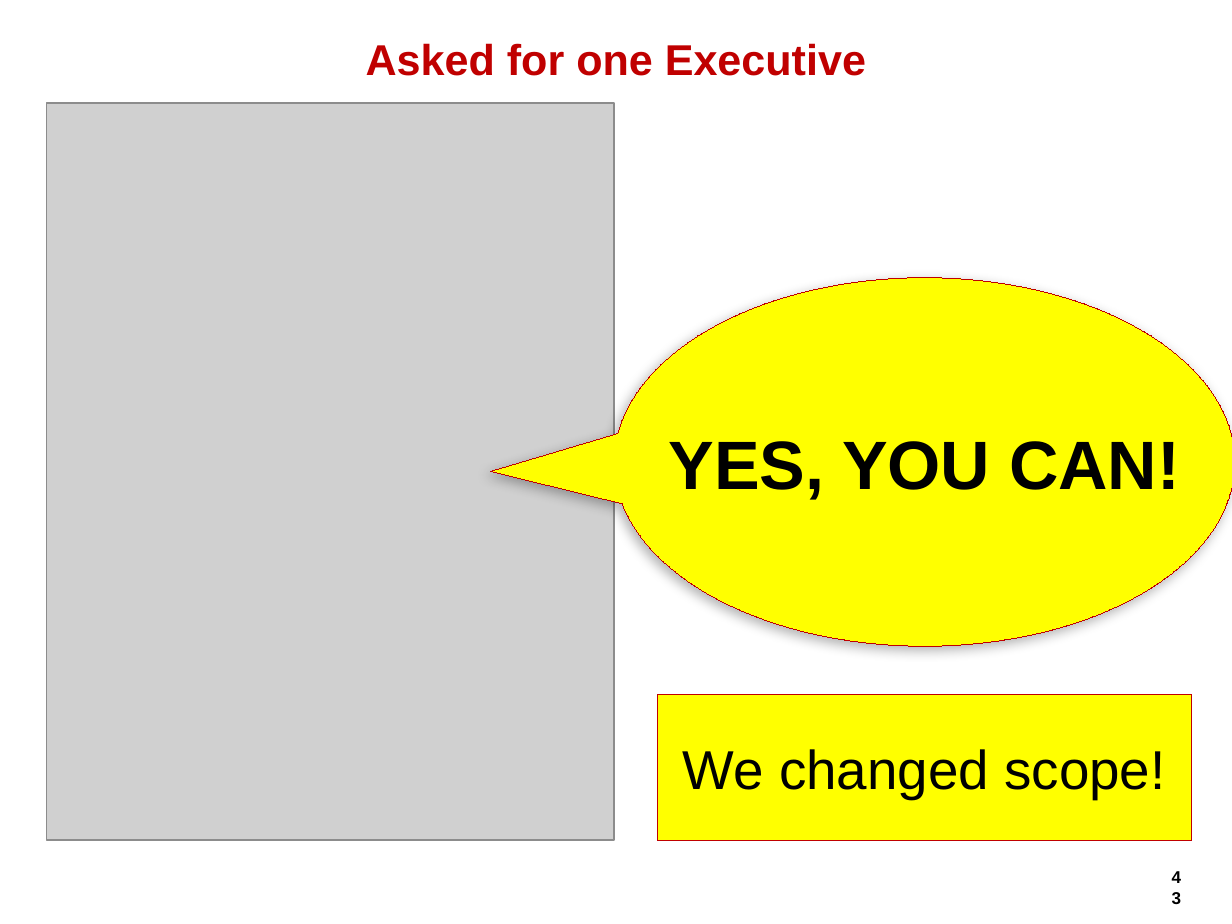
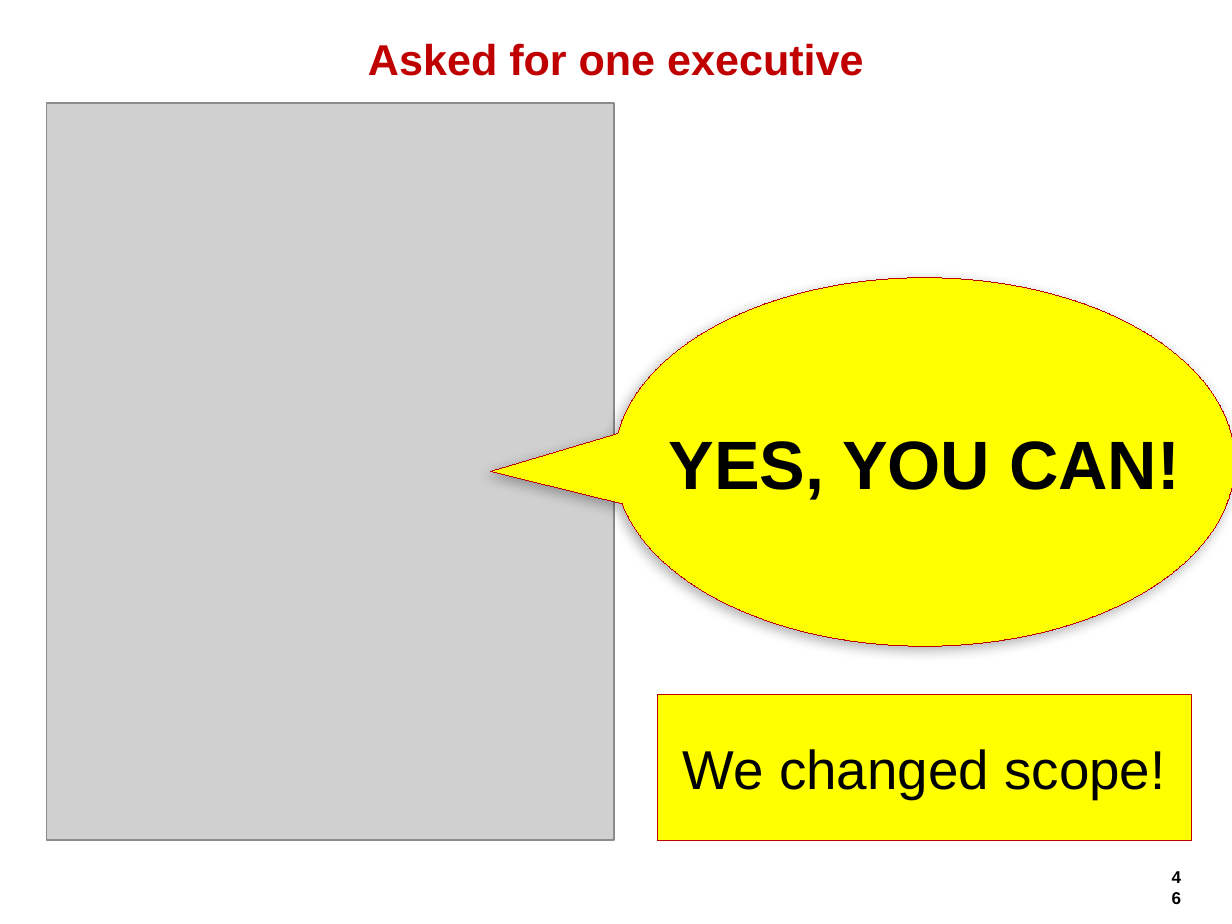
Before and after one commit to hageyahhoo/agile2014, a slide deck: slide 46 of presentations/TechnologyDrivenDevelopment.pptx (slide 43 before the commit). Drawn at 1232x924 pixels with LibreOffice and Linux fonts; fonts in the diff are those of the drawing; grey boxes stand for pictures; background and template pictures are left out. Boxes give left, top, right and bottom in pixels: in the first picture for what was removed or moved away, otherwise in the second. Text is boxed around its words. In the diff, an @@ line names an element or a change of style, - is before the commit and + after.

```diff
--- a/presentations/TechnologyDrivenDevelopment.pptx
+++ b/presentations/TechnologyDrivenDevelopment.pptx
@@ title at (368,43,863,76): text changed @@
-Asked for one Executive
+Asked for one executive
```
Also in this commit, not shown: 14 other slides changed, 9 slides added, 6 slides removed.
